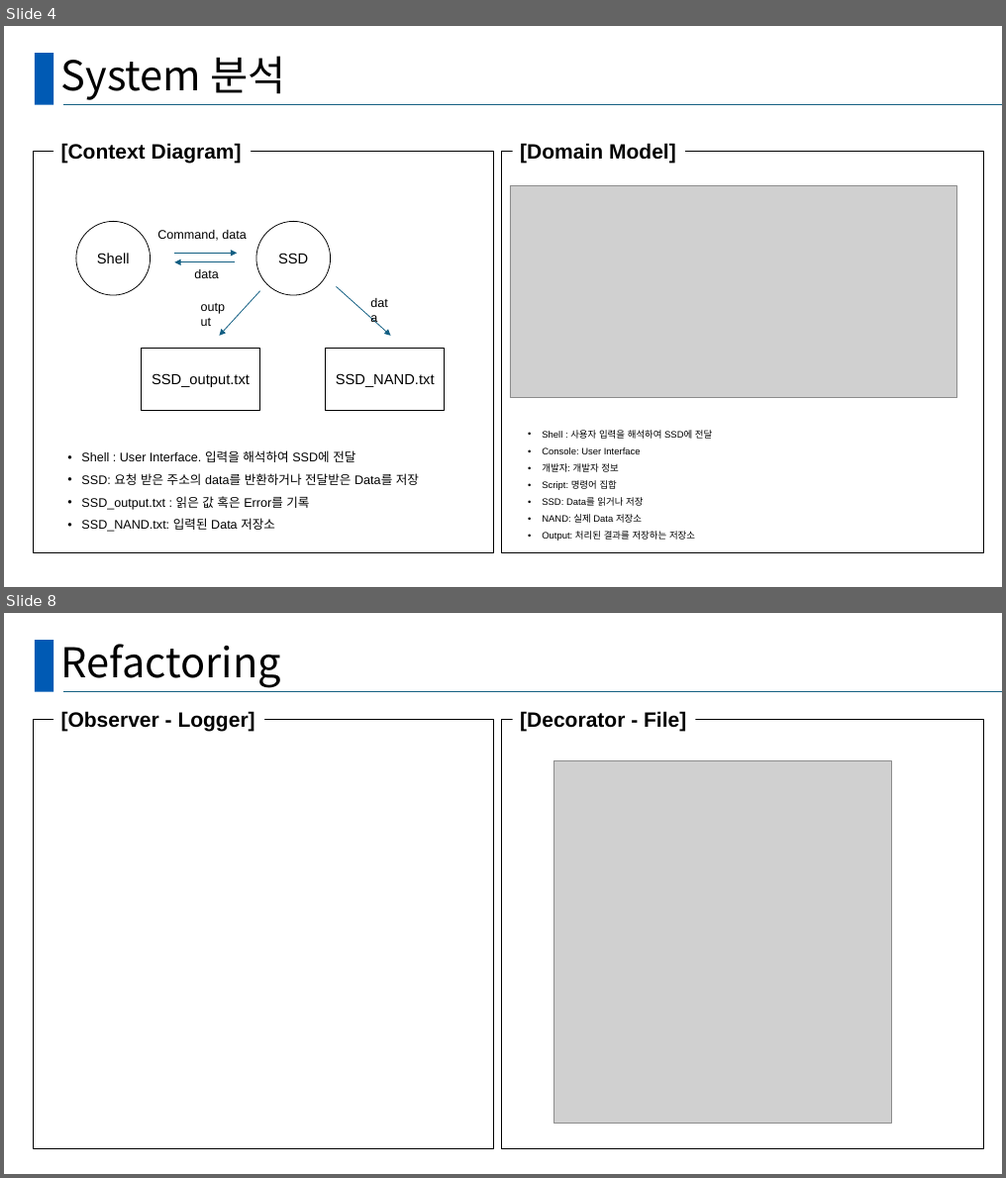
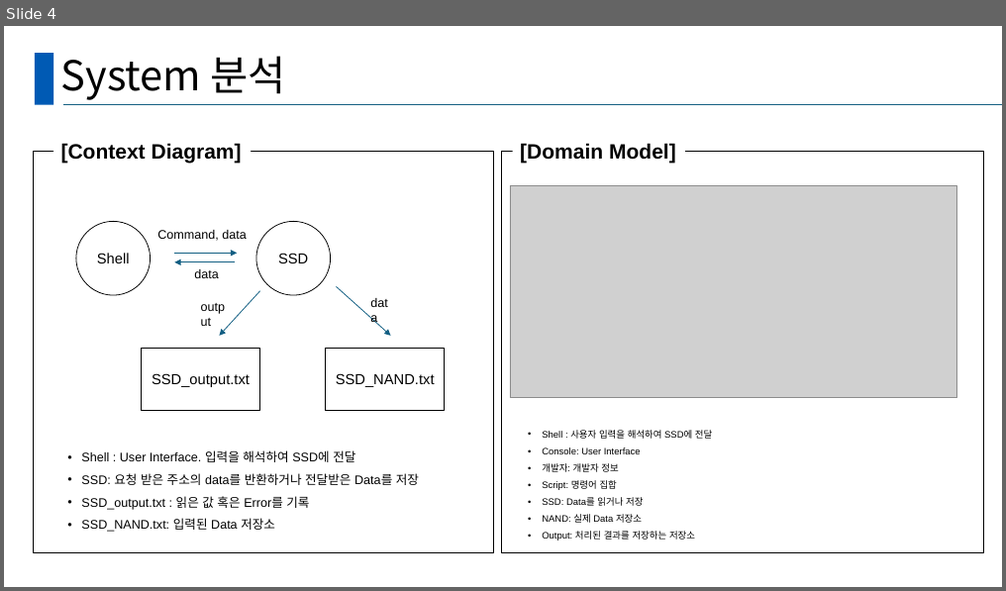
Before and after one commit to Hyominii/ssd, a slide deck: SSD_B_BestReviewer.pptx. Shown one above the other, each under a label of ours: slides 4 and 8 before the commit, slide 4 after it; the slides between them are not shown. The pictures are 1006x1178 and 1006x591 pixels, drawn with LibreOffice and Linux fonts; fonts in the diff are those of the drawing; grey boxes stand for pictures. Boxes give left, top, right and bottom in pixels: in the first picture for what was removed or moved away, otherwise in the second. Text is boxed around its words. In the diff, an @@ line names an element or a change of style, - is before the commit and + after.

```diff
--- a/SSD_B_BestReviewer.pptx
+++ b/SSD_B_BestReviewer.pptx
@@ slide 8 removed at [4,613,1002,1174], background #FFFFFF; not listed: 2 template elements that a slide beside it also shows @@
@@ title removed at [61,644,281,688] @@
-Refactoring
@@ rectangle removed at [33,719,494,1149] @@
@@ text removed at [61,711,255,732] @@
-[Observer - Logger]
@@ rectangle removed at [502,719,984,1149] @@
@@ text removed at [520,711,686,732] @@
-[Decorator - File]
@@ picture removed at [553,761,891,1124] @@
```
Also in this commit, not shown: 4 slides changed, 8 slides added, 3 other slides removed.
